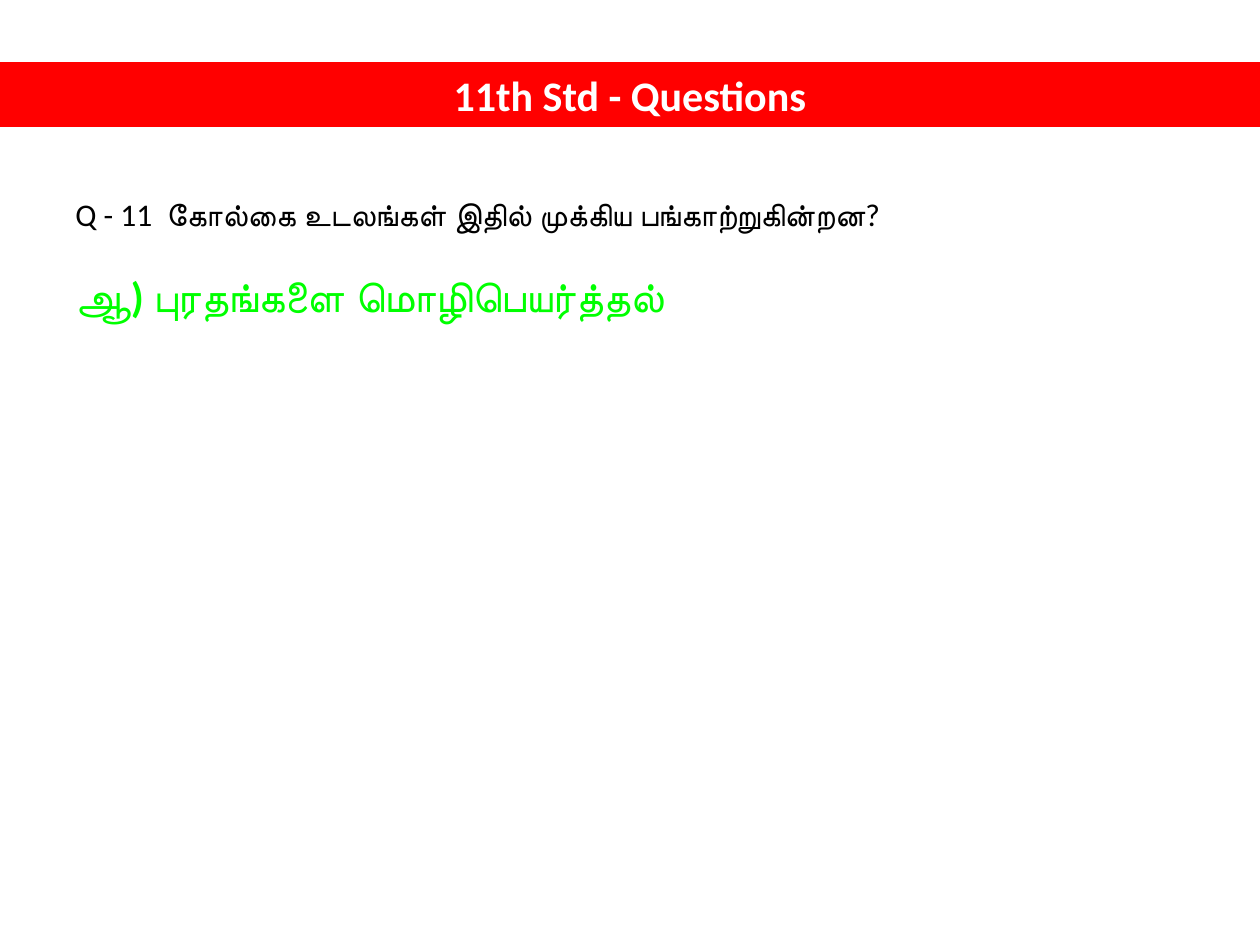
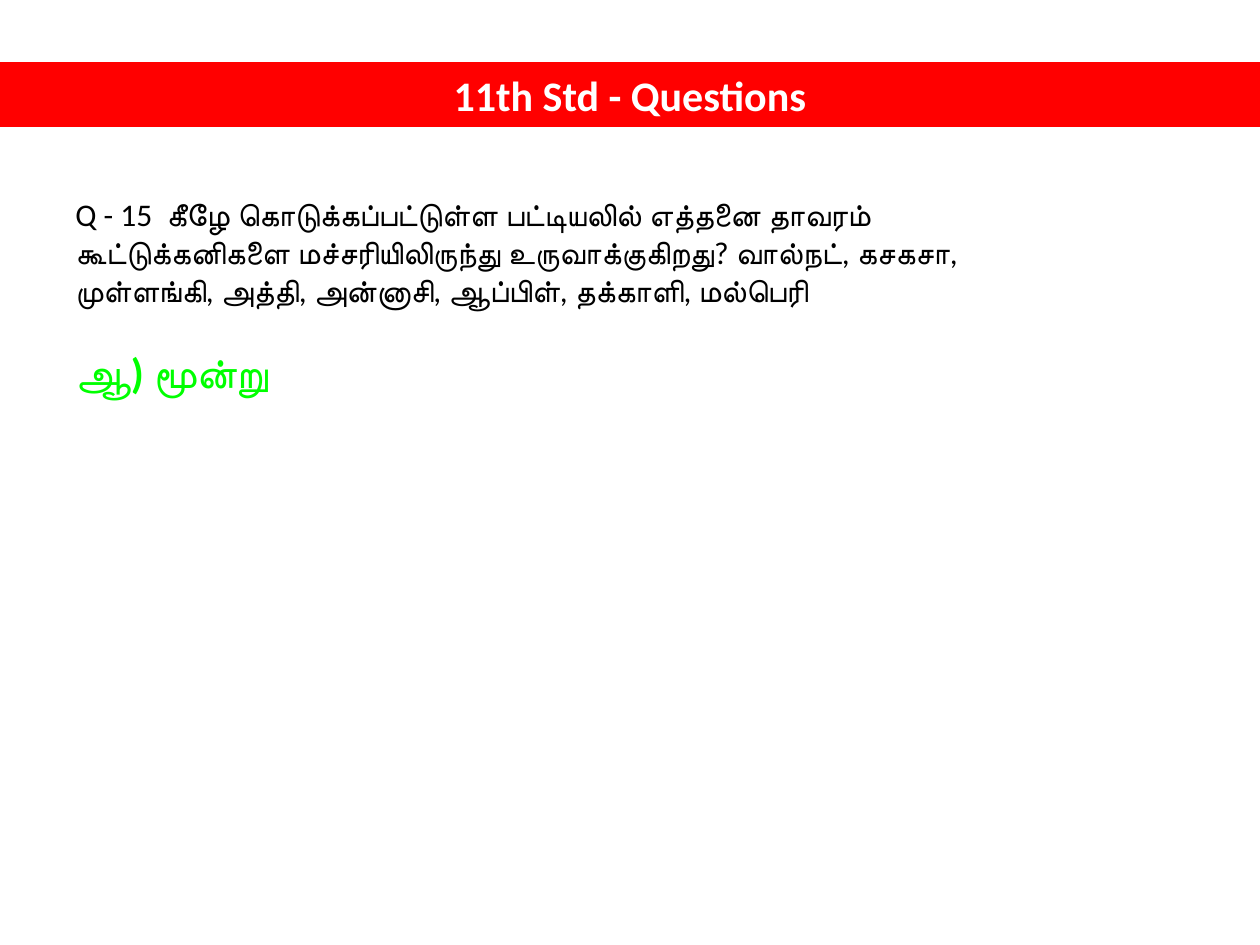
Before and after one commit to tvmani/tvmani.github.io, a slide deck: slide 28 of tamil_biology/NEET_BIOLOGY_001.pptx (slide 10 before the commit). Drawn at 1260x945 pixels with LibreOffice and Linux fonts; fonts in the diff are those of the drawing. Boxes give left, top, right and bottom in pixels: in the first picture for what was removed or moved away, otherwise in the second. Text is boxed around its words. In the diff, an @@ line names an element or a change of style, - is before the commit and + after.

```diff
--- a/tamil_biology/NEET_BIOLOGY_001.pptx
+++ b/tamil_biology/NEET_BIOLOGY_001.pptx
@@ text at <box>75,203,958,400</box>: text changed @@
-Q - 11 கோல்கை உடலங்கள் இதில் முக்கிய பங்காற்றுகின்றன?
-ஆ) புரதங்களை மொழிபெயர்த்தல்
+Q - 15 கீழே கொடுக்கப்பட்டுள்ள பட்டியலில் எத்தனை தாவரம் கூட்டுக்கனிகளை மச்சரியிலிருந்து உருவாக்குகிறது? வால்நட், கசகசா, முள்ளங்கி, அத்தி, அன்னாசி, ஆப்பிள், தக்காளி, மல்பெரி
+ஆ) மூன்று
```
Also in this commit, not shown: 9 other slides changed, 18 slides added, 4 other files.
